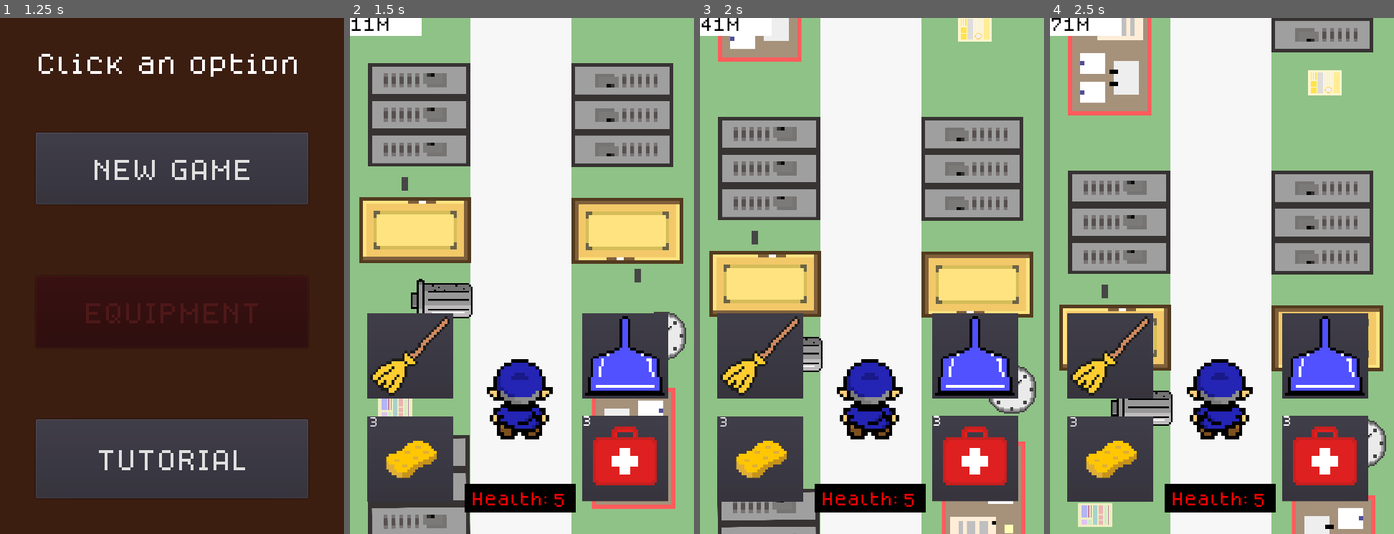
Above: before the commit, frames 1-4 (left to right).
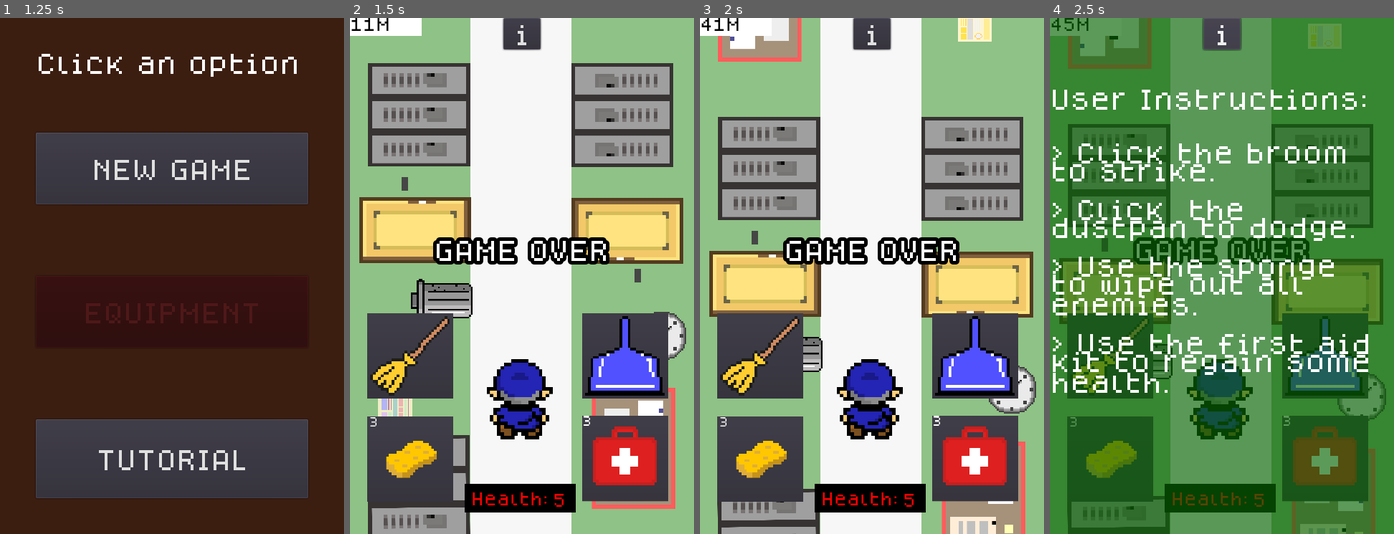
Above: after the commit, the same moments.

Repository: TheBroham7/Project-Sweep
Game: Godot game, scene res://scenes/title_screen.tscn
The game is run twice, just before and just after one commit, with the same random seed, the same clock (stepped at 60 frames per second) and the same inputs.
Inputs (mouse positions are in pixels of both pictures, inside the frame that each line leads up to):
- Up to frame 1 (1.25 s): click "Click to Start" at 0.5 s
- Up to frame 2 (1.5 s): click "NEW GAME" at 1.25 s
- Up to frame 3 (2 s): no input
- Up to frame 4 (2.5 s): click (1222, 33) at 2 s, where only the run after the commit has a clickable "i"

Frame 1 is identical in both runs. In frame 2, 2.8% of the frame differs, in the area x 24-76%, y 0-48%; in frame 3, 2.8%; in frame 4, 98%, in the area x 0-100%, y 0-100%.

Commit message:
updated_ratpushback

Diff:
--- a/scenes/Rat.tscn
+++ b/scenes/Rat.tscn
@@ -26,6 +26,7 @@
 scale = Vector2( 0.1, 0.1 )
 frames = SubResource( 1 )
 animation = "walk"
+frame = 1
 playing = true
 
 [node name="CollisionShape2D" type="CollisionShape2D" parent="."]
--- a/scenes/main.tscn
+++ b/scenes/main.tscn
@@ -8,6 +8,17 @@
 [ext_resource path="res://scenes/power_ups.tscn" type="PackedScene" id=6]
 [ext_resource path="res://scripts/Pause.gd" type="Script" id=7]
 [ext_resource path="res://assets/music/gameover.wav" type="AudioStream" id=8]
+[ext_resource path="res://assets/fonts/dogica/OTF/dogicapixel.otf" type="DynamicFontData" id=9]
+
+[sub_resource type="DynamicFont" id=1]
+size = 32
+font_data = ExtResource( 9 )
+
+[sub_resource type="DynamicFont" id=2]
+size = 32
+outline_size = 5
+outline_color = Color( 0, 0, 0, 1 )
+font_data = ExtResource( 9 )
 
 [node name="main" type="Node2D"]
 script = ExtResource( 4 )
@@ -42,32 +53,71 @@
 [node name="CanvasLayer" type="CanvasLayer" parent="."]
 layer = 100
 
-[node name="Pause" type="Control" parent="CanvasLayer"]
+[node name="Button" type="Button" parent="CanvasLayer"]
+anchor_left = 0.5
+anchor_right = 0.5
+margin_left = -26.0
+margin_right = 26.0
+margin_bottom = 44.0
+custom_fonts/font = SubResource( 1 )
+text = "i"
+
+[node name="Pause" type="Control" parent="CanvasLayer/Button"]
 pause_mode = 2
 visible = false
 margin_right = 486.0
 margin_bottom = 4123.0
 script = ExtResource( 7 )
 
-[node name="Background" type="ColorRect" parent="CanvasLayer/Pause"]
-margin_right = 499.0
-margin_bottom = 4169.0
+[node name="Background" type="ColorRect" parent="CanvasLayer/Button/Pause"]
+margin_left = -214.0
+margin_right = 480.0
+margin_bottom = 720.0
 color = Color( 0.0352941, 0.403922, 0.0235294, 0.658824 )
 
-[node name="RichTextLabel" type="RichTextLabel" parent="CanvasLayer/Pause/Background"]
+[node name="RichTextLabel" type="RichTextLabel" parent="CanvasLayer/Button/Pause/Background"]
 margin_right = 476.0
 margin_bottom = 4142.0
-text = "User Instructions:
+custom_fonts/mono_font = SubResource( 1 )
+custom_fonts/bold_italics_font = SubResource( 1 )
+custom_fonts/italics_font = SubResource( 1 )
+custom_fonts/bold_font = SubResource( 1 )
+custom_fonts/normal_font = SubResource( 1 )
+text = "
+
+
+
+User Instructions:
+
 
 > Click the broom to strike.
+
 > Click  the dustpan to dodge.
+
 > Use the sponge to wipe out all enemies.
+
 > Use the first aid kit to regain some health.
+"
 
-press p to continue playing!"
+[node name="button_dupe" type="Button" parent="CanvasLayer/Button/Pause"]
+margin_right = 52.0
+margin_bottom = 44.0
+custom_fonts/font = SubResource( 1 )
+text = "i"
 
 [node name="GameOver" type="AudioStreamPlayer" parent="."]
 stream = ExtResource( 8 )
+
+[node name="WaitTime" type="Timer" parent="."]
+wait_time = 1.5
+
+[node name="Game_over" type="Label" parent="."]
+margin_left = 117.0
+margin_top = 311.0
+margin_right = 361.0
+margin_bottom = 374.0
+custom_fonts/font = SubResource( 2 )
+text = "GAME OVER"
 
 [connection signal="boss_is_spawned" from="." to="Player" method="_on_main_boss_is_spawned"]
 [connection signal="body_entered" from="Player" to="Player" method="_on_Player_body_entered"]
@@ -81,3 +131,6 @@
 [connection signal="block" from="weapon_buttons" to="Player" method="_on_weapon_buttons_block"]
 [connection signal="broom" from="weapon_buttons" to="Player" method="_on_weapon_buttons_broom"]
 [connection signal="swing" from="weapon_buttons" to="Player" method="_on_weapon_buttons_swing"]
+[connection signal="pressed" from="CanvasLayer/Button" to="CanvasLayer/Button/Pause" method="_on_Button_pressed"]
+[connection signal="pressed" from="CanvasLayer/Button/Pause/button_dupe" to="CanvasLayer/Button/Pause" method="_on_button_dupe_pressed"]
+[connection signal="timeout" from="WaitTime" to="." method="_on_WaitTime_timeout"]
--- a/scripts/Rat.gd
+++ b/scripts/Rat.gd
@@ -13,7 +13,7 @@
 		global_position += velocity * delta
 	elif ratpushback == true:
 		$PushBackTimer.start()
-		global_position -= velocity*0.05
+		global_position -= velocity*delta
 	pass
 
 func _on_VisibilityNotifier2D_screen_exited():
Not shown: 1 places in scenes/main.tscn that only renumber resources
